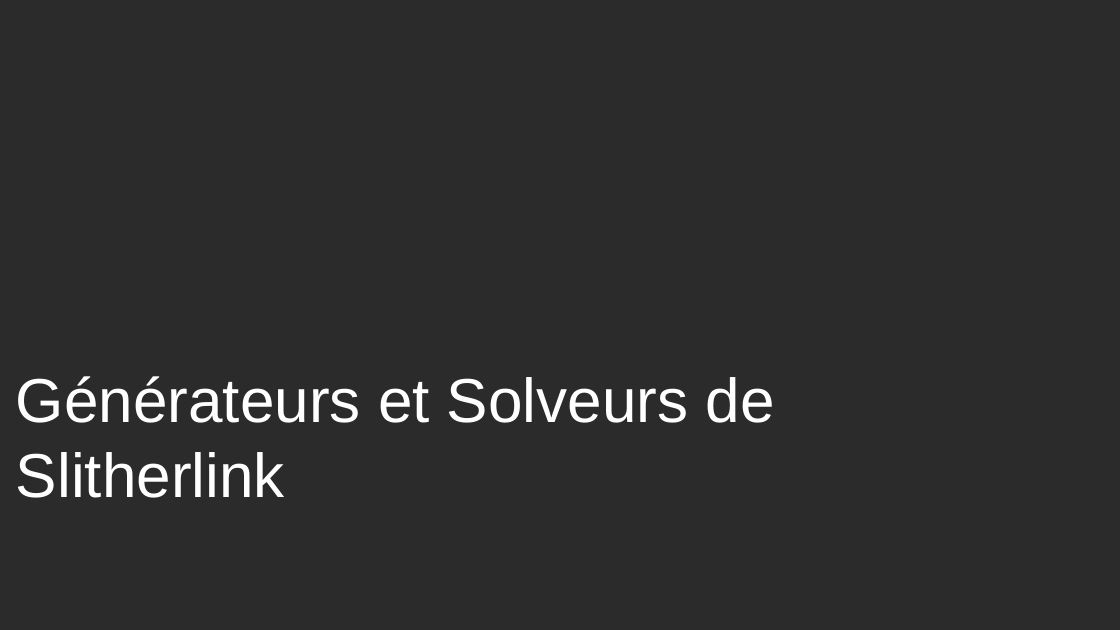
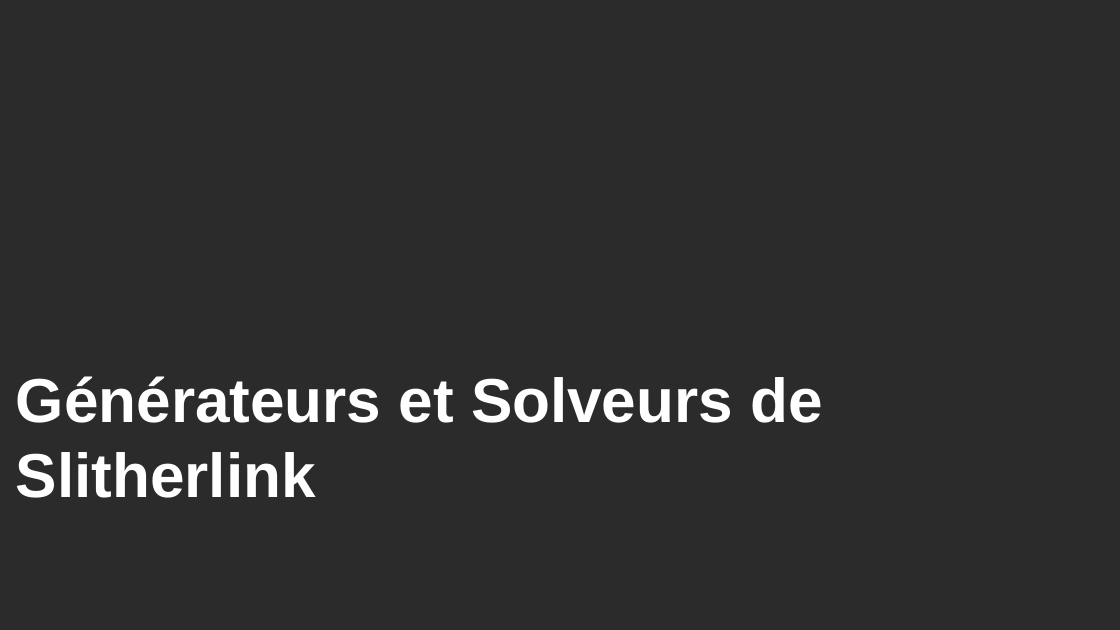
Before and after one commit to Aquaj/slitherlink-solver, a slide deck: slide 1 of slitherlink/doc/Presentation.odp. Drawn at 1120x630 pixels with LibreOffice and Linux fonts; fonts in the diff are those of the drawing; background and template pictures are left out; a plain dark background stands for a picture behind light text. Boxes give left, top, right and bottom in pixels: in the first picture for what was removed or moved away, otherwise in the second. Text is boxed around its words. In the diff, an @@ line names an element or a change of style, - is before the commit and + after.

```diff
--- a/slitherlink/doc/Presentation.odp
+++ b/slitherlink/doc/Presentation.odp
@@ title "Générateurs et Solveurs de Slitherlink" at box(16, 376, 822, 498): bold on @@
```
Also in this commit, not shown: 4 other slides changed, 13 slides added, 2 slides removed, 7 other files.
